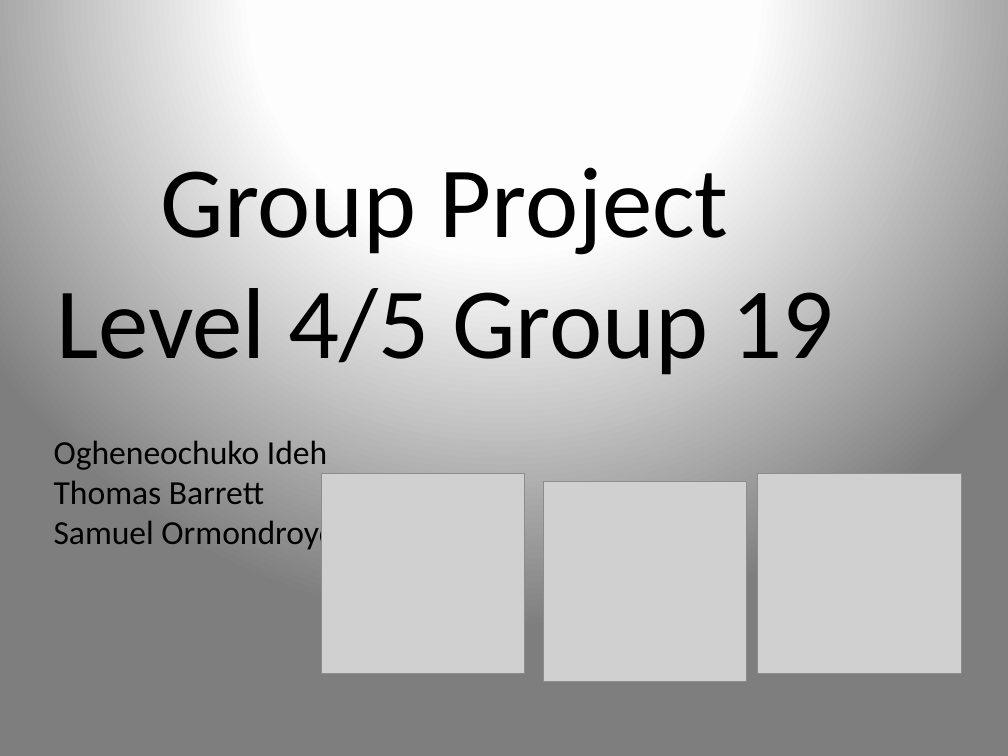
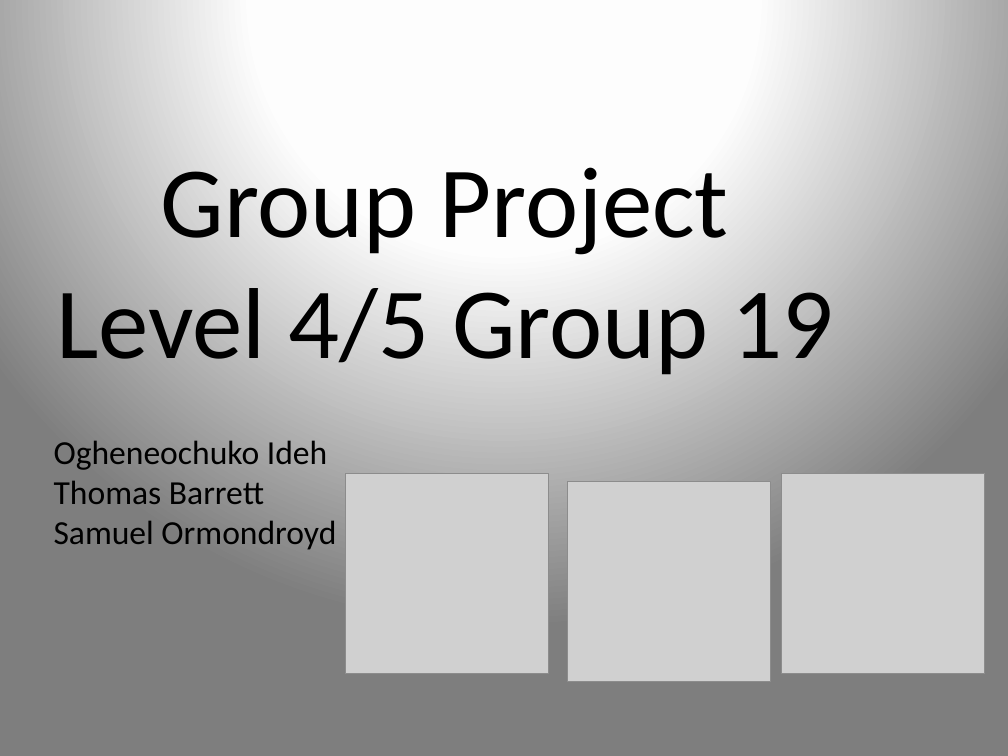
Before and after one commit to UoSGamesGroups/second-semester-s2-l4-5-group-19, a slide deck: slide 1 of Presentation/Pitch Presentation_Group 19.pptx. Drawn at 1008x756 pixels with LibreOffice and Linux fonts; fonts in the diff are those of the drawing; grey boxes stand for pictures. Boxes give left, top, right and bottom in pixels: in the first picture for what was removed or moved away, otherwise in the second. Text is boxed around its words. In the diff, an @@ line names an element or a change of style, - is before the commit and + after.

```diff
--- a/Presentation/Pitch Presentation_Group 19.pptx
+++ b/Presentation/Pitch Presentation_Group 19.pptx
@@ 3 pictures: place and size @@
-3 pictures at [322,473,962,681]
+3 pictures at [346,473,986,681]
```
Also in this commit, not shown: 2 other slides changed, 2 slides added, 1 slide removed.
